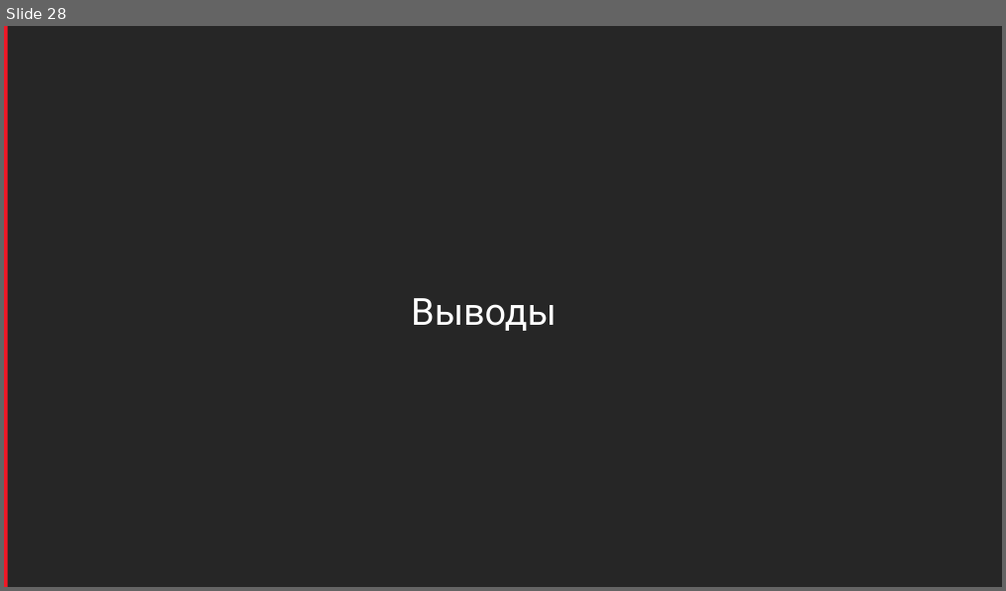
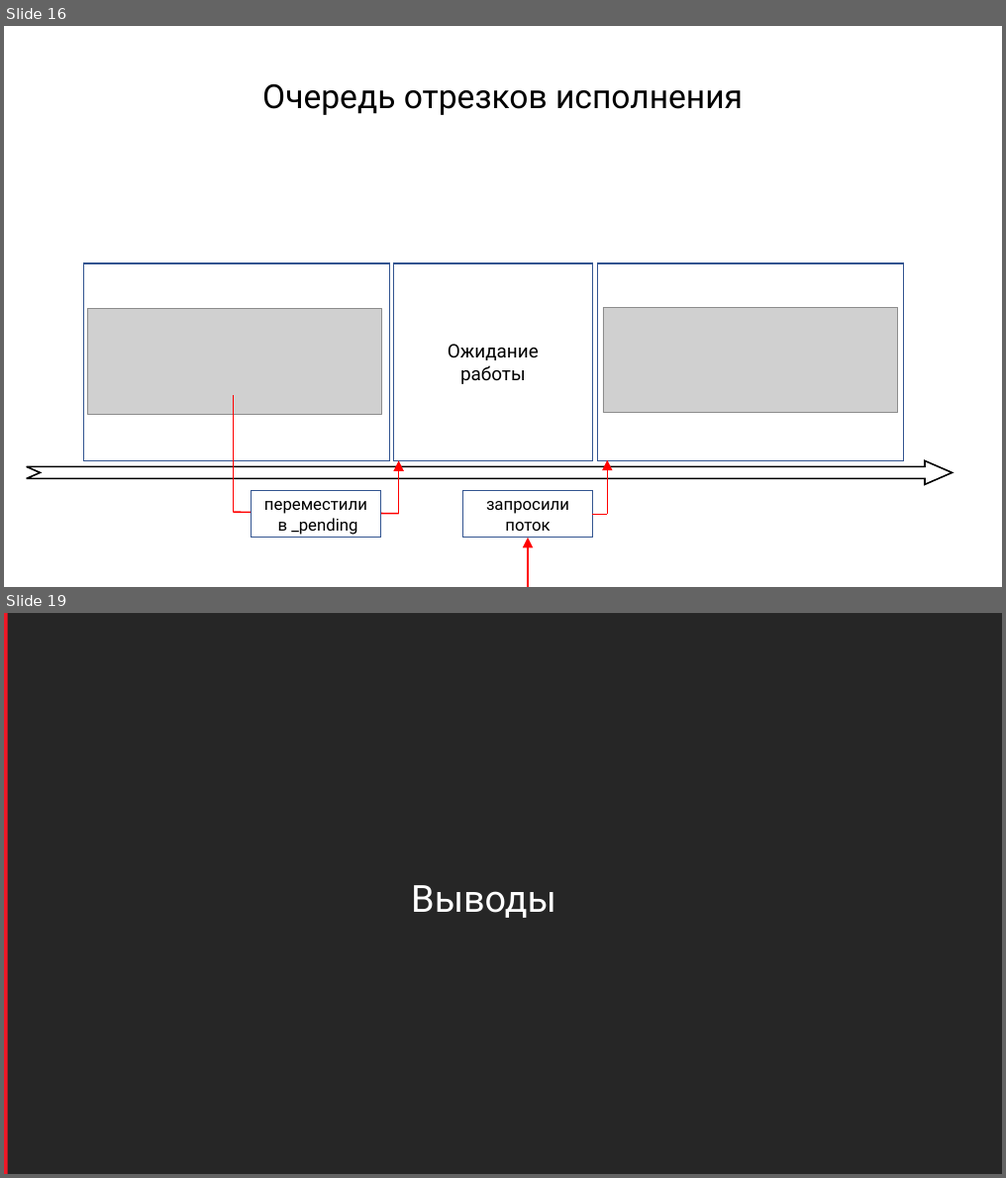
Before and after one commit to sidristij/dotnext-online-2021, a slide deck: 00-dotnext-threadpool.pptx. Shown one above the other, each under a label of ours: slide 28 before the commit, slides 16 and 19 after it; the slides between them are not shown. The pictures are 1006x591 and 1006x1178 pixels, drawn with LibreOffice and Linux fonts; fonts in the diff are those of the drawing; grey boxes stand for pictures; background and template pictures are left out. Boxes give left, top, right and bottom in pixels: in the first picture for what was removed or moved away, otherwise in the second. Text is boxed around its words. In the diff, an @@ line names an element or a change of style, - is before the commit and + after.

```diff
--- a/00-dotnext-threadpool.pptx
+++ b/00-dotnext-threadpool.pptx
@@ slide 16 added at (4,26,1002,587), background #FFFFFF @@
@@ rectangle added at (4,26,1002,587), fill #FFFFFF @@
@@ rectangle added at (999,26,1002,587), fill #548235 @@
@@ text added at (262,83,743,115), 32 pt, text #000000 @@
+Очередь отрезков исполнения
@@ rectangle added at (84,264,390,461), outline #325491 1 pt @@
@@ rectangle added at (393,264,592,461), outline #325491 1 pt, 18 pt, text #000000 @@
+Ожидание
+работы
@@ rectangle added at (597,264,903,461), outline #325491 1 pt @@
@@ picture added at (87,309,382,414) @@
@@ picture added at (603,307,898,413) @@
@@ line added from (233, 396) to (233, 513), #FF0000 1.5 pt @@
@@ notched right arrow added at (27,461,952,485), fill #FFFFFF, outline #000000 1.5 pt @@
@@ arrow added from (399, 515) to (399, 461), #FF0000 1.5 pt @@
@@ arrow added from (607, 515) to (607, 461), #FF0000 1.5 pt @@
@@ rectangle added at (252,491,380,537), fill #FFFFFF, outline #325491 1 pt, 16 pt, text #000000 @@
+переместили
+в _pending
@@ rectangle added at (463,491,592,537), fill #FFFFFF, outline #325491 1 pt, 16 pt, text #000000 @@
+запросили
+поток
@@ line added from (233, 513) to (399, 514), #FF0000 1.5 pt @@
@@ line added from (592, 515) to (607, 515), #FF0000 1.5 pt @@
@@ page number added at (4,550,61,580), 18 pt, text #FFFFFF @@
+16
@@ arrow added from (528, 587) to (528, 538), #FF0000 1.5 pt @@
@@ what was slide 28 is now slide 19 @@
```
Also in this commit, not shown: 4 slides changed, 12 other slides added, 22 slides removed.
